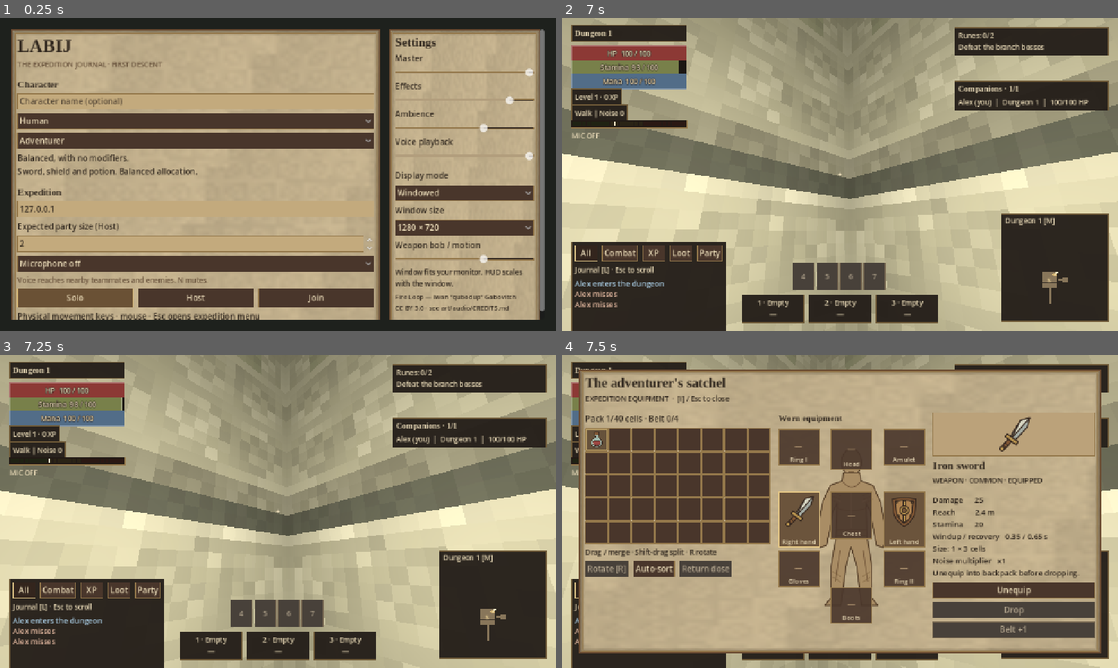
Above: before the commit, frames 1-4 (two rows, left to right).
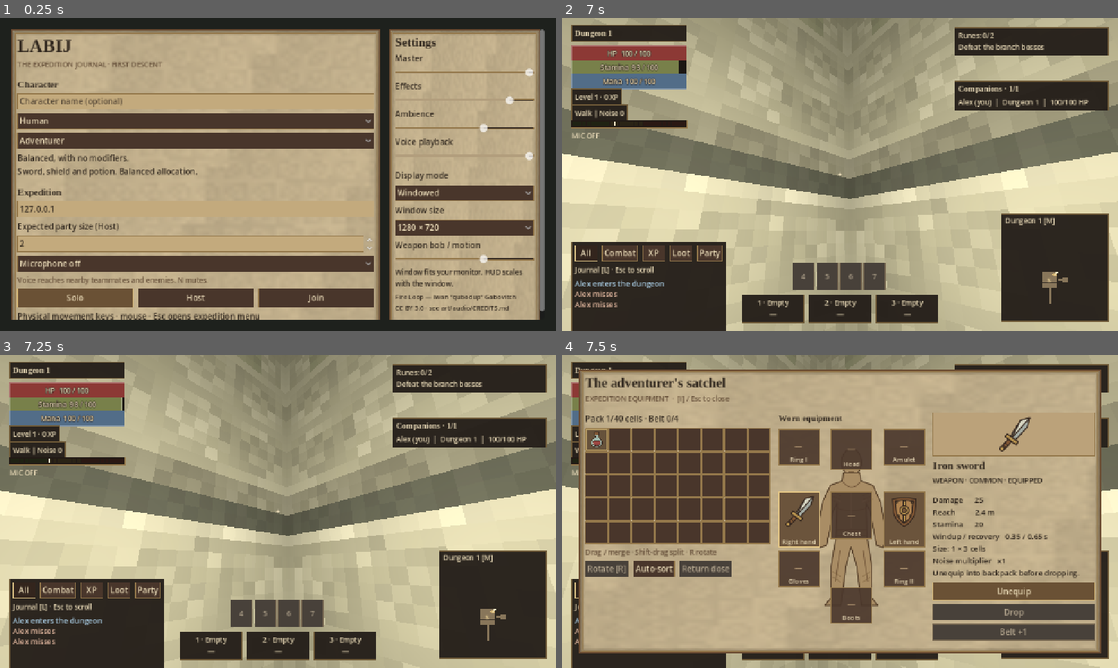
Above: after the commit, the same moments.

Repository: tdonnenfeld/LABIJ
Game: Godot game, scene res://game/main.tscn
Same seed, same stepped clock (60 frames per second), same inputs: the game is played once before the commit and once after it. Sound files missing from this copy of the repository are replaced by a short silence.
Inputs (mouse positions are in pixels of both pictures, inside the frame that each line leads up to):
- Up to frame 1 (0.25 s): no input
- Up to frame 2 (7 s): click (756, 102) at 0.52 s; type "Alex" at 0.6 s; click "Solo" at 1.25 s; click "All" at 2 s; tap Enter at 2.75 s; move the mouse to (867, 174) at 2.77 s; hold Shift 2.78-3.53 s; hold W from 2.78 s (still down); click (867, 174) at 2.92 s; move the mouse to (812, 174) at 3.52 s; tap 0 at 3.6 s; move the mouse to (851, 168) at 4.27 s; hold Alt 4.28-5.03 s; move the mouse to (834, 180) at 5.02 s; tap Ctrl at 5.1 s; click (834, 180) at 5.17 s; move the mouse to (878, 177) at 5.77 s; tap E at 5.85 s; move the mouse to (795, 171) at 6.52 s; tap F at 6.6 s
- Up to frame 3 (7.25 s): keep holding W
- Up to frame 4 (7.5 s): keep holding W; move the mouse to (845, 511) at 7.27 s; tap I at 7.35 s; click (845, 511) at 7.42 s

Frames 1-3 are identical in both runs. In frame 4, 3.1% of the frame differs, in the area x 4-96%, y 12-92%.

Commit message:
Align inventory_ui.gd with shared UI style and hierarchy

Diff:
--- a/game/items/inventory_ui.gd
+++ b/game/items/inventory_ui.gd
@@ -38,7 +38,7 @@
 	column.add_child(heading)
 	var sub := Label.new()
 	sub.text = "EXPEDITION EQUIPMENT  ·  [I] / Esc to close"
-	sub.add_theme_font_size_override("font_size", 12)
+	Parchment.secondary(sub)
 	column.add_child(sub)
 	column.add_child(HSeparator.new())
 	var spread := HBoxContainer.new()
@@ -57,7 +57,7 @@
 	grid.moved.connect(func(index: int, at: Vector2i, split: bool, revision: int): moved.emit(index, at, split, revision))
 	var hint := Label.new()
 	hint.text = "Drag / merge · Shift-drag split · R rotate"
-	hint.add_theme_font_size_override("font_size", 12)
+	Parchment.secondary(hint)
 	left.add_child(hint)
 	var tools := HBoxContainer.new()
 	left.add_child(tools)
@@ -119,6 +119,7 @@
 	var actions := VBoxContainer.new()
 	right.add_child(actions)
 	use_button = Button.new()
+	Parchment.primary(use_button)
 	use_button.size_flags_horizontal = Control.SIZE_EXPAND_FILL
 	actions.add_child(use_button)
 	drop_button = Button.new()
@@ -189,7 +190,7 @@
 	item_picture.texture = Icons.texture(id)
 	item_title.text = item.title
 	var category: String = {"weapon": "WEAPON", "shield": "SHIELD", "armor": "ARMOUR", "helmet": "HEAD", "gloves": "GLOVES …(181 unchanged characters)…
-	item_kind.text = category + " · " + Catalog.rarity(id).to_upper() + (" · EQUIPPED" if equipped(selection) else "")
+	item_kind.text = category + " · " + ("UNIDENTIFIED" if id.ends_with(":unknown") else Catalog.rarity(id).to_upper()) + (" · EQUIPPED" if equipped(selection) else "")
 	if id.ends_with(":unknown"):
 		details.text = "Identify in a safe area to reveal the equipment properties."
 		use_button.text = "Identify"
